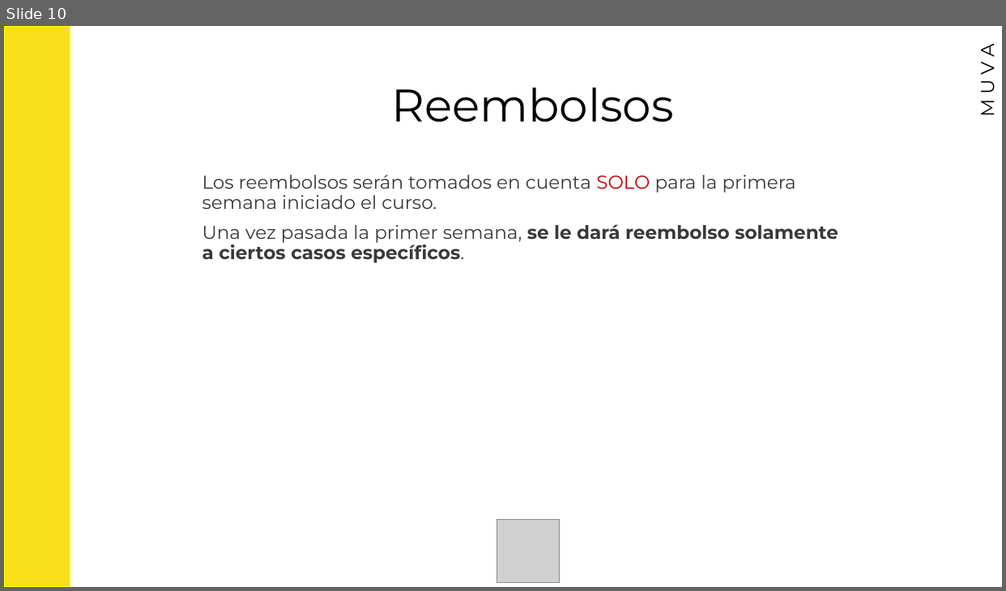
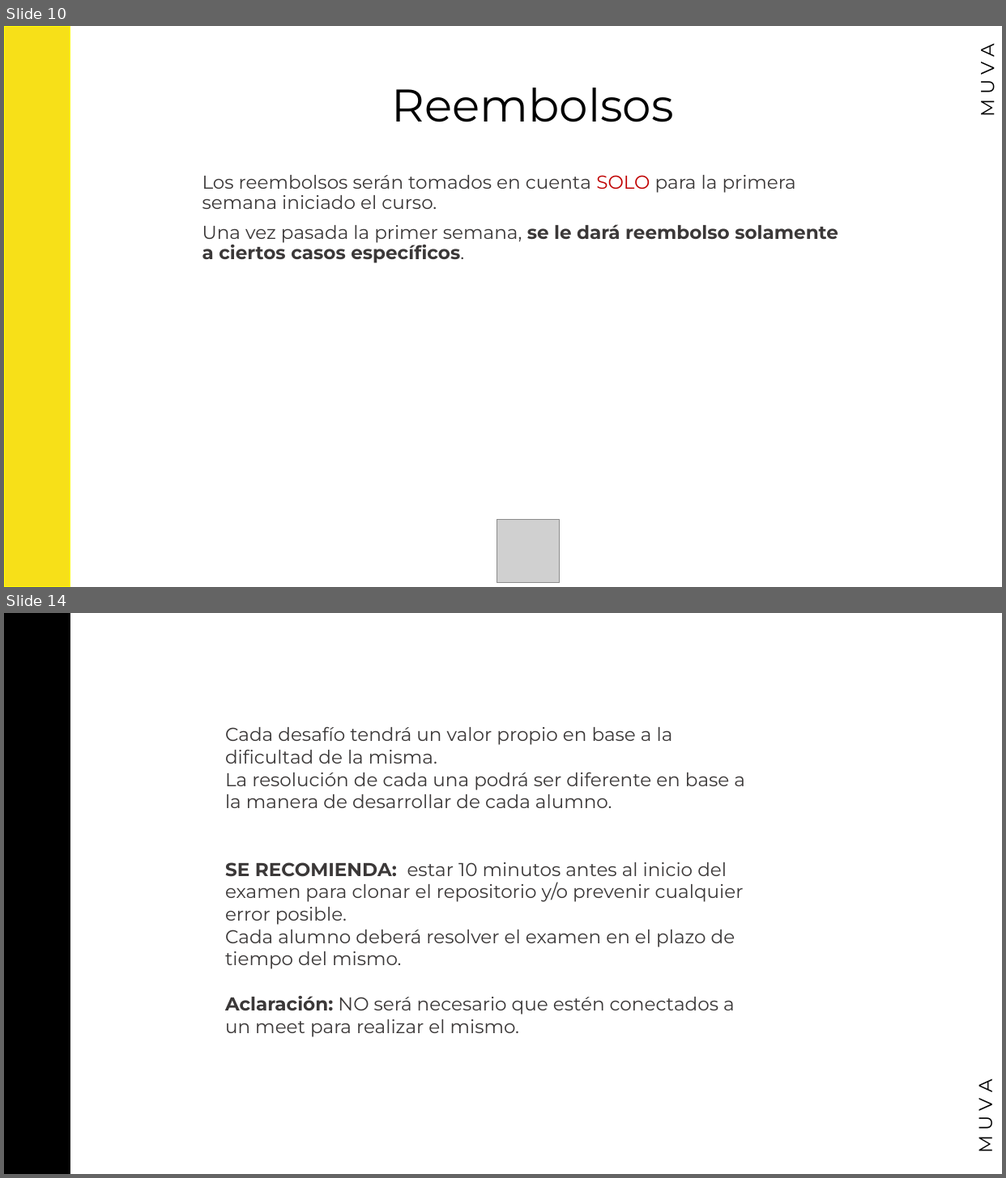
Before and after one commit to MuvaTech0/Muva, a slide deck: cursos/Muva Javascript 2.pptx. Shown one above the other, each under a label of ours: slide 10 before the commit, slides 10 and 14 after it; the slides between them are not shown. The pictures are 1006x591 and 1006x1178 pixels, drawn with LibreOffice and Linux fonts; fonts in the diff are those of the drawing; grey boxes stand for pictures. Boxes give left, top, right and bottom in pixels: in the first picture for what was removed or moved away, otherwise in the second. Text is boxed around its words. In the diff, an @@ line names an element or a change of style, - is before the commit and + after.

```diff
--- a/cursos/Muva Javascript 2.pptx
+++ b/cursos/Muva Javascript 2.pptx
@@ slide 14 added at <box>4,613,1002,1174</box>, background #FFFFFF @@
@@ rectangle added at <box>4,613,70,1174</box>, fill #000000, outline #000000 1 pt @@
@@ text added at <box>225,727,745,1037</box>, 18 pt, text #3B3838 @@
+Cada desafío tendrá un valor propio en base a la dificultad de la misma.
+La resolución de cada una podrá ser diferente en base a la manera de desarrollar de cada alumno.
+SE RECOMIENDA: estar 10 minutos antes al inicio del examen para clonar el repositorio y/o prevenir cualquier error posible.
+Cada alumno deberá resolver el examen en el plazo de tiempo del mismo.
+Aclaración: NO será necesario que estén conectados a un meet para realizar el mismo.
@@ text added at <box>971,1080,997,1152</box>, 18 pt, text #000000 @@
+M U V A
```
Also in this commit, not shown: 3 other slides added, 3 other files.
